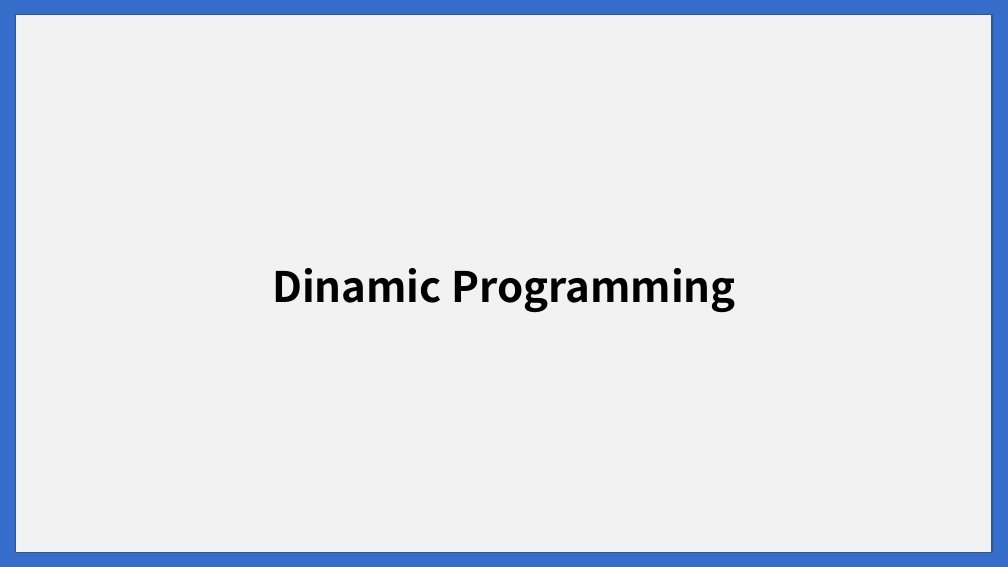
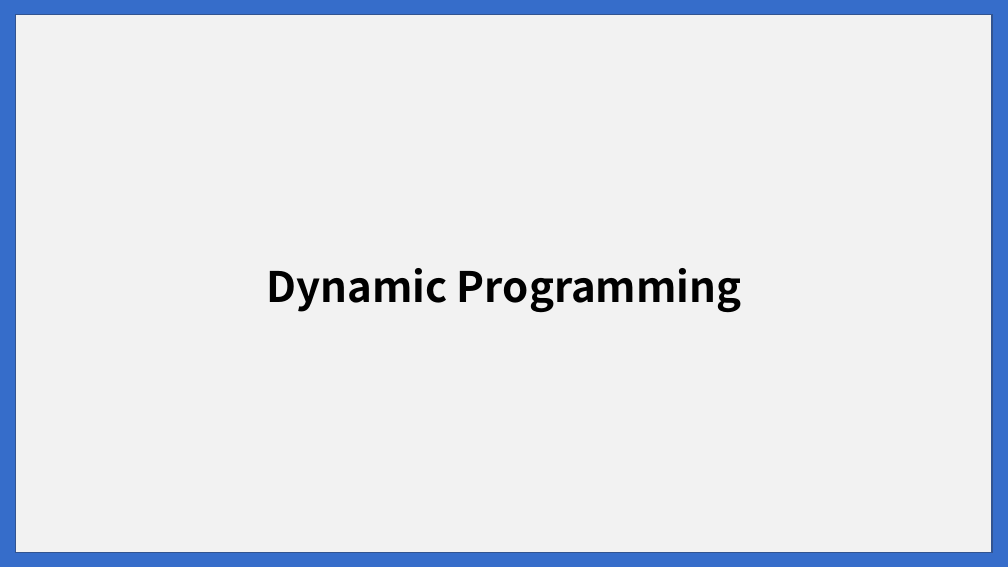
Before and after one commit to junhwan26/KOREAUNIV-STUDY, a slide deck: slide 2 of KUGODS Junior Algorithm study/정규세션 알고리즘 6주차.pptx. Drawn at 1008x567 pixels with LibreOffice and Linux fonts; fonts in the diff are those of the drawing; background and template pictures are left out. Boxes give left, top, right and bottom in pixels: in the first picture for what was removed or moved away, otherwise in the second. Text is boxed around its words. In the diff, an @@ line names an element or a change of style, - is before the commit and + after.

```diff
--- a/KUGODS Junior Algorithm study/정규세션 알고리즘 6주차.pptx
+++ b/KUGODS Junior Algorithm study/정규세션 알고리즘 6주차.pptx
@@ text at box(266, 268, 742, 313): text changed @@
-Dinamic Programming
+Dynamic Programming
```
Also in this commit, not shown: 1 other file.
